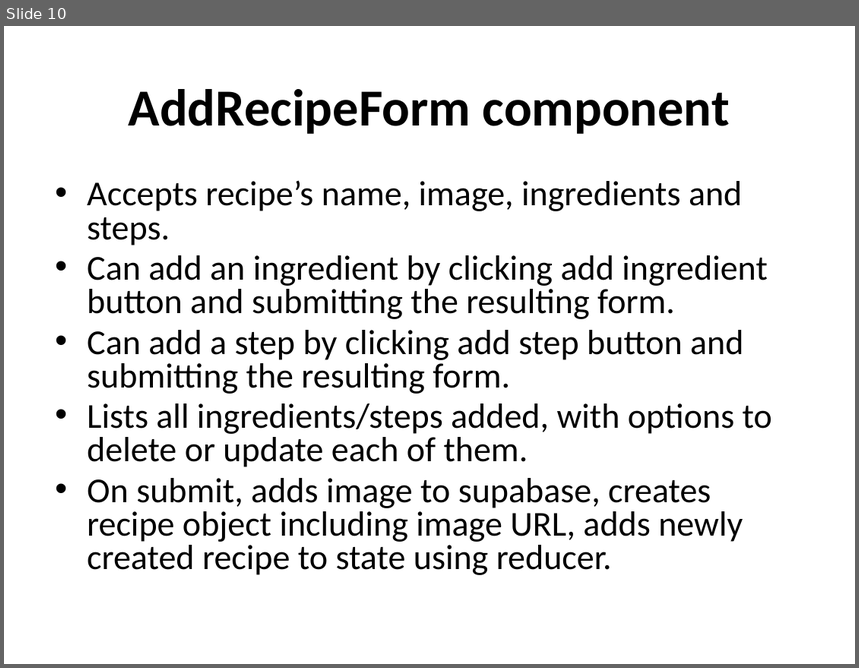
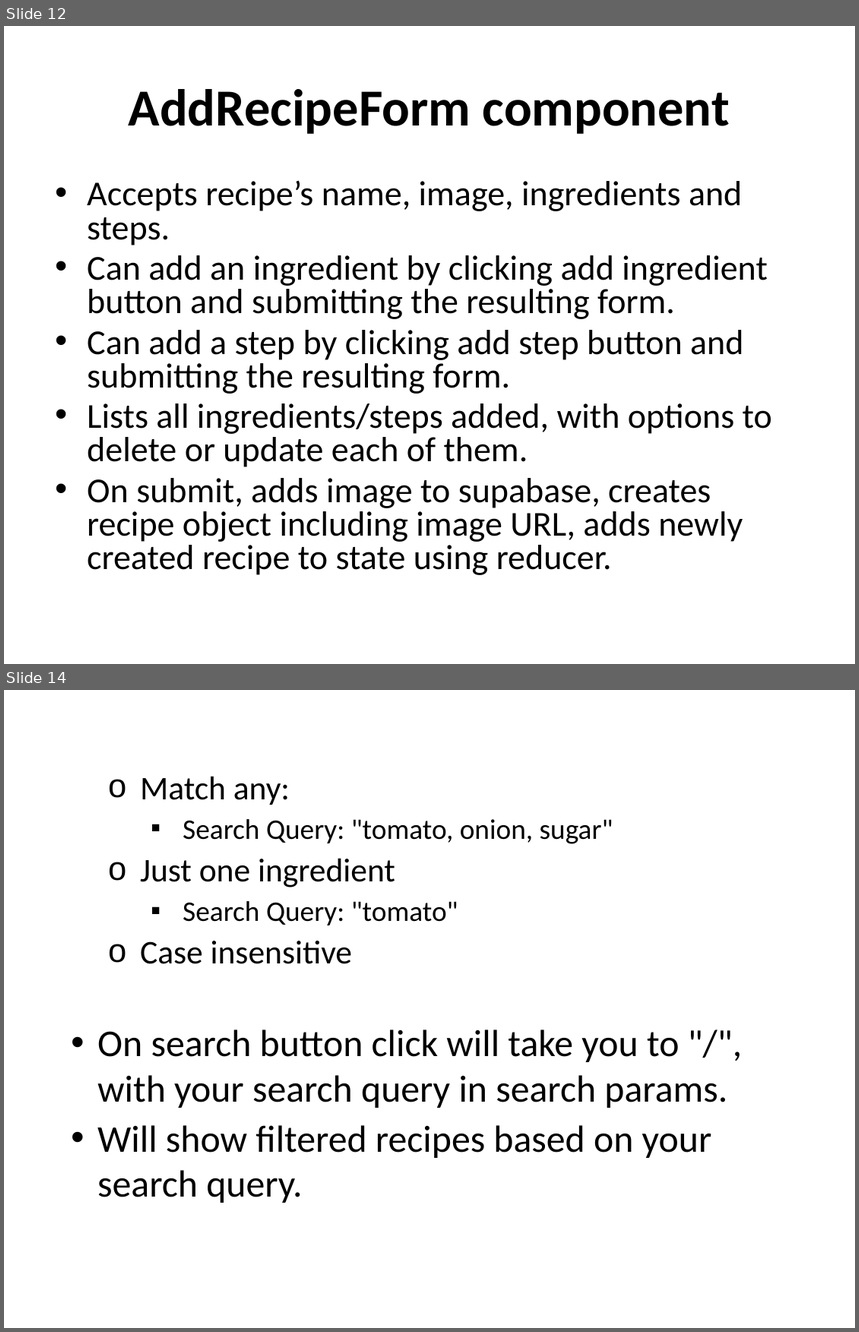
Before and after one commit to RamandeepChamba/recipe-book, a slide deck: readme.pptx. Shown one above the other, each under a label of ours: slide 10 before the commit, slides 12 and 14 after it; the slides between them are not shown. The pictures are 859x668 and 859x1332 pixels, drawn with LibreOffice and Linux fonts; fonts in the diff are those of the drawing. Boxes give left, top, right and bottom in pixels: in the first picture for what was removed or moved away, otherwise in the second. Text is boxed around its words. In the diff, an @@ line names an element or a change of style, - is before the commit and + after.

```diff
--- a/readme.pptx
+++ b/readme.pptx
@@ slide 14 added at (4, 690, 855, 1328), background #FFFFFF @@
@@ text added at (97, 776, 728, 1203), 32 pt, text #000000 @@
+  o Match any:
+    ▪ Search Query: "tomato, onion, sugar"
+  o Just one ingredient
+    ▪ Search Query: "tomato"
+  o Case insensitive
+• On search button click will take you to "/", with your search query in search params.
+• Will show filtered recipes based on your search query.
@@ what was slide 10 is now slide 12 @@
```
Also in this commit, not shown: 3 slides changed, 9 other slides added.
